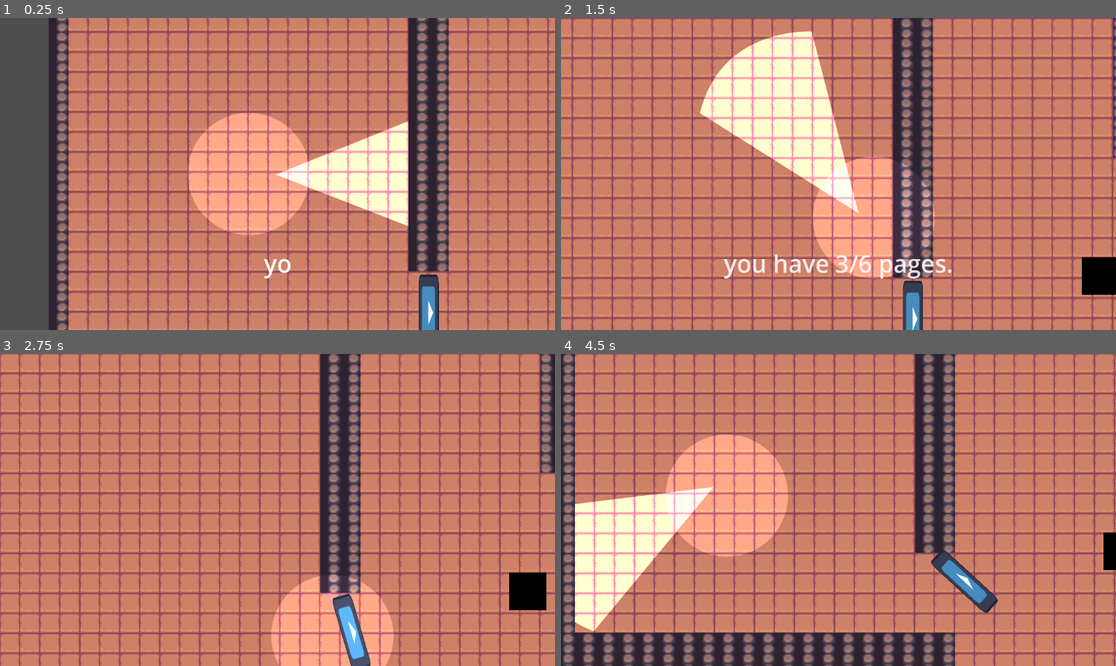
Above: before the commit, frames 1-4 (two rows, left to right).
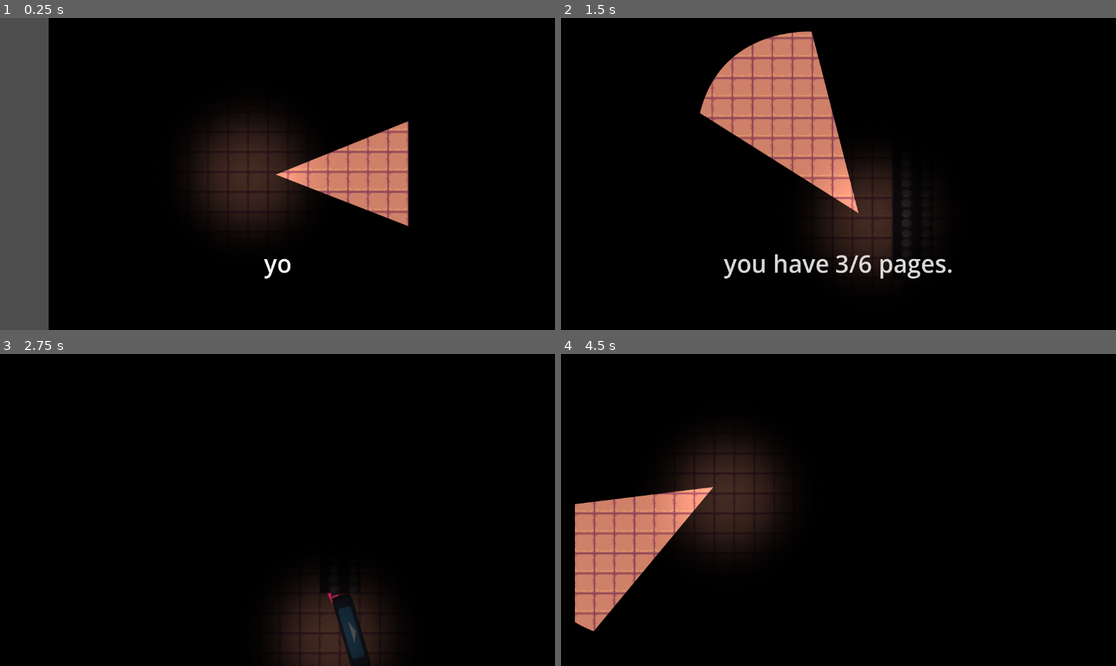
Above: after the commit, the same moments.

Repository: Zack-Calderwood/GAME-OFF-2024
Game: Godot game, scene res://Scenes/game.tscn
The game is run twice, just before and just after one commit, with the same random seed, the same clock (stepped at 60 frames per second) and the same inputs. The engine's default icon, where the game draws it, is replaced by a stand-in: a white triangle on a blue panel in a dark square.
Inputs (mouse positions are in pixels of both pictures, inside the frame that each line leads up to):
- Up to frame 1 (0.25 s): no input
- Up to frame 2 (1.5 s): move the mouse to (960, 158) at 0.52 s; hold D (ui_right) 0.53-1.28 s; tap F (F) at 0.6, 1.35 s; move the mouse to (727, 189) at 1.27 s; hold Down (ui_down) from 1.28 s (still down)
- Up to frame 3 (2.75 s): move the mouse to (333, 441) at 2.02 s; release Down (ui_down) at 2.03 s; hold D (ui_right) from 2.03 s (still down); tap F (F) at 2.1 s
- Up to frame 4 (4.5 s): move the mouse to (810, 572) at 2.77 s; release D (ui_right) at 2.78 s; hold Up (ui_up) 2.78-3.53 s; tap F (F) at 2.85, 3.6, 4.35 s; move the mouse to (1005, 556) at 3.52 s; hold Left (ui_left) from 3.53 s (still down); move the mouse to (672, 463) at 4.27 s

The runs differ from the first frame. In frame 1, 91% of the frame differs, in the area x 8-100%, y 0-100%; in frame 2, 99%; in frame 3, 99%; in frame 4, 100%, in the area x 0-100%, y 0-100%.

Commit message:
added new light to the player for testing

Diff:
--- a/game-off-2024/Scenes/game.tscn
+++ b/game-off-2024/Scenes/game.tscn
@@ -9,6 +9,12 @@
 [ext_resource type="Script" path="res://Scenes/score_label.gd" id="8_k26gt"]
 [ext_resource type="PackedScene" uid="uid://dl6inba4bo10p" path="res://Scenes/Door.tscn" id="8_l8ale"]
 [ext_resource type="Script" path="res://Scenes/camera_movement.gd" id="9_imr2k"]
+
+[sub_resource type="CanvasItemMaterial" id="CanvasItemMaterial_4n5fu"]
+particles_animation = true
+particles_anim_h_frames = 1
+particles_anim_v_frames = 1
+particles_anim_loop = true
 
 [sub_resource type="OccluderPolygon2D" id="OccluderPolygon2D_7gmdn"]
 polygon = PackedVector2Array(-8, -8, 8, -8, 8, 8, -8, 8)
@@ -498,7 +504,9 @@
 game_manager_path = NodePath("../GameManager")
 
 [node name="CanvasModulate" type="CanvasModulate" parent="."]
+material = SubResource("CanvasItemMaterial_4n5fu")
 position = Vector2(0, 1)
+color = Color(0, 0, 0, 1)
 
 [node name="Player" parent="." instance=ExtResource("1_ftx2x")]
 position = Vector2(-416, -110)
--- a/game-off-2024/Scenes/player.tscn
+++ b/game-off-2024/Scenes/player.tscn
@@ -4,7 +4,7 @@
 [ext_resource type="Script" path="res://Scripts/player.gd" id="1_p2k4j"]
 [ext_resource type="Texture2D" uid="uid://cmwta72rwcr68" path="res://Assets/light_cone.png" id="3_6rv0v"]
 [ext_resource type="Script" path="res://Scenes/Flashlight.gd" id="4_kv2ns"]
-[ext_resource type="Texture2D" uid="uid://871mdxyt406o" path="res://Assets/white_circle.png" id="5_04vrb"]
+[ext_resource type="Texture2D" uid="uid://bxdd6swkixmb5" path="res://Assets/light.png" id="5_wfn4t"]
 
 [sub_resource type="CircleShape2D" id="CircleShape2D_lcxtd"]
 radius = 8.0
@@ -30,7 +30,8 @@
 [node name="PointLightPlayer" type="PointLight2D" parent="."]
 scale = Vector2(0.2, 0.2)
 energy = 0.32
-texture = ExtResource("5_04vrb")
+texture = ExtResource("5_wfn4t")
+texture_scale = 2.0
 
 [node name="GhostFlashLight" type="PointLight2D" parent="."]
 visible = false
Binary file added: game-off-2024/Assets/light.png
Not shown, added: game-off-2024/Assets/light.png.import
Not shown: 1 places in game-off-2024/Scenes/game.tscn that only renumber resources
